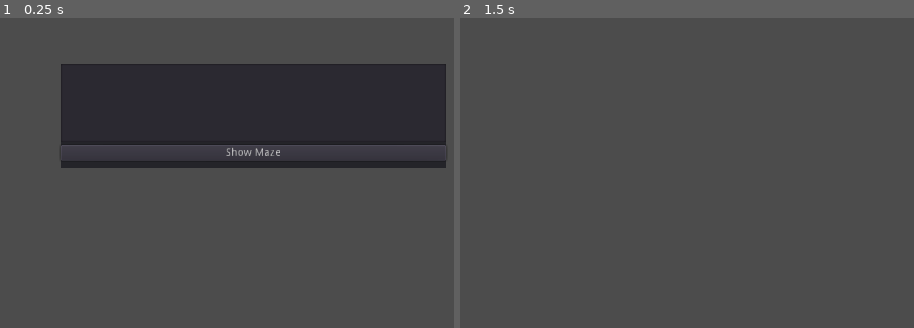
Above: before the commit, frames 1-2 (left to right).
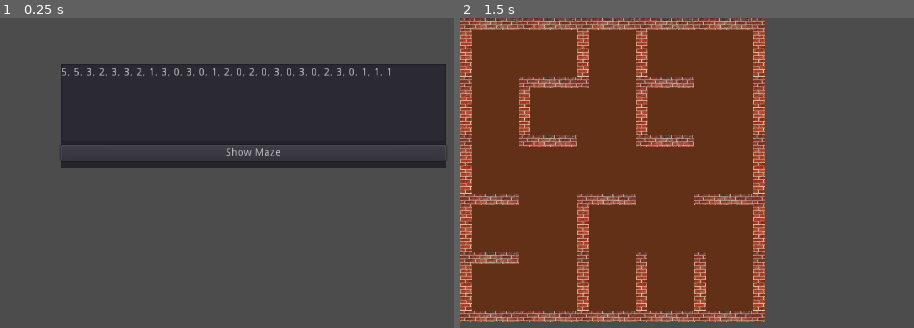
Above: after the commit, the same moments.

Repository: steelsoul/maze
Game: Godot game, scene res://scenes/MazeViewer.tscn
The game is run twice, just before and just after one commit, with the same random seed, the same clock (stepped at 60 frames per second) and the same inputs. This scene is started directly instead of the project's main scene.
Inputs (mouse positions are in pixels of both pictures, inside the frame that each line leads up to):
- Up to frame 1 (0.25 s): no input
- Up to frame 2 (1.5 s): click "Show Maze" at 0.5 s; tap Enter at 1.25 s; move the mouse to (outside the picture) at 1.27 s; hold Right from 1.28 s (still down); click (outside the picture) at 1.42 s

The runs differ from the first frame. In frame 1, 0.5% of the frame differs, in the area x 13-86%, y 16-19%; in frame 2, 66%, in the area x 0-68%, y 0-99%.
Error before the commit: Invalid get index '0' (on base: 'Array'). (res://code/MazeViewer.gd:26)

Commit message:
Add default maze to a maze viewer

Diff:
--- a/scenes/MazeViewer.tscn
+++ b/scenes/MazeViewer.tscn
@@ -30,6 +30,7 @@
 margin_right = 493.0
 margin_bottom = 100.0
 rect_min_size = Vector2( 0, 100 )
+text = "5, 5, 3, 2, 3, 3, 2, 1, 3, 0, 3, 0, 1, 2, 0, 2, 0, 3, 0, 3, 0, 2, 3, 0, 1, 1, 1"
 __meta__ = {
 "_edit_use_anchors_": false
 }
--- a/test/unit/test_QuestGeneration.gd
+++ b/test/unit/test_QuestGeneration.gd
@@ -12,4 +12,5 @@
 
 	assert_false(qh.doors_.size() == 0, "Door isn't in place")
 	assert_false(qh.doors_[0] == 0, "Door can't be in the begin")
-	pass
+
+	assert_false(qh.keys_.size() == 0, "There must be one key")
